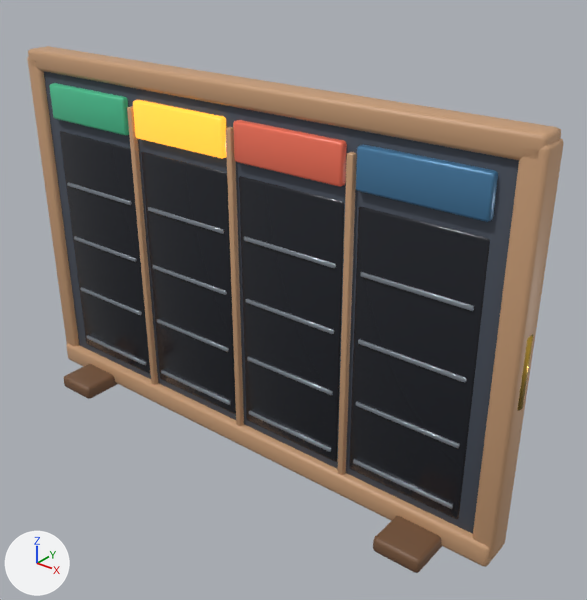
Renders of the FBX model Assets/MuseDesk/Art/Models/TaskBoard/TaskBoard_KanbanFrame.fbx from each side of a commit.
One viewpoint serves both versions: a 50 mm lens placed at (0.367, -0.4, 0.388), pointed at (0.034, 0.016, 0.13). Every picture has the same lights, and +X, +Y and +Z are marked at lower left. The older version comes first. Where no turn or scale is listed for an object, it has been applied to the vertices.

Script lines for the objects in view, before the commit:
```python
me_cube_001 = bpy.data.meshes.new('Cube.001')
me_cube_001.from_pydata(...)  # 56 vertices, 54 faces; spans x -0.216..0.216, y -0.011..0.011, z -0.008..0.008
me_cube_001.materials.append(mat_mat_warmwood)  # brown #c89d77
me_cube_007 = bpy.data.meshes.new('Cube.007')
me_cube_007.from_pydata(...)  # 56 vertices, 54 faces; spans x -0.044..0.044, y -0.004..0.004, z -0.014..0.014
me_cube_007.materials.append(mat_mat_tester_slateblue)  # blue #4a7fa8
me_cube_013 = bpy.data.meshes.new('Cube.013')
me_cube_013.from_pydata(...)  # 56 vertices, 54 faces; spans x -0.044..0.044, y -0.004..0.004, z -0.014..0.014
me_cube_013.materials.append(mat_mat_developer_coral)  # red #fa755c
me_cube_019 = bpy.data.meshes.new('Cube.019')
me_cube_019.from_pydata(...)  # 56 vertices, 54 faces; spans x -0.044..0.044, y -0.004..0.004, z -0.014..0.014
me_cube_019.materials.append(mat_mat_statusamber)  # orange #faad38, glowing orange #faad38
ob_board_toprail = bpy.data.objects.new('Board_TopRail', me_cube_001)
ob_board_toprail.location = (0.0, 0.0, 0.278)
ob_header_blocked = bpy.data.objects.new('Header_Blocked', me_cube_019)
ob_header_blocked.location = (-0.049, -0.008, 0.248)
ob_header_inprogress = bpy.data.objects.new('Header_InProgress', me_cube_013)
ob_header_inprogress.location = (0.049, -0.008, 0.248)
ob_header_queued = bpy.data.objects.new('Header_Queued', me_cube_007)
ob_header_queued.location = (0.147, -0.008, 0.248)
# also in view: 'Board_LeftRail' at (0.21, 0.0, 0.145); 'ColumnLane_Queued' at (0.147, -0.006, 0.125); 'Board_BotRail' at (0.0, 0.0, 0.012); 'Divider_-98' at (-0.098, -0.006, 0.138); 'ColumnLane_Blocked' at (-0.049, -0.006, 0.125)
```
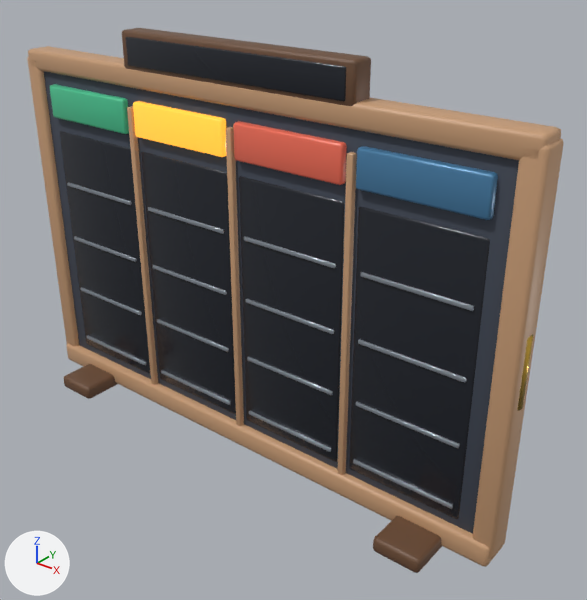
Where the change shows, as pixel boxes [x1, y1, x2, y2] in the pictures (587 x 600 px):
```json
{"object": "Board_TitleFace", "change": "added", "after": [126, 37, 346, 102], "on screen": "black"}
{"object": "Header_Queued", "change": "rescaled", "before": [356, 144, 498, 222], "after": [356, 146, 498, 220]}
{"object": "Header_InProgress", "change": "rescaled", "before": [233, 120, 347, 187], "after": [233, 121, 347, 185]}
{"object": "Board_TitlePediment", "change": "added", "after": [122, 28, 371, 106], "on screen": "brown"}
{"object": "Header_Blocked", "change": "rescaled", "before": [133, 100, 227, 159], "after": [133, 101, 227, 157]}
```

Edits to the scene script, one JSON object a line:
```json
{"block": "me_cube_007", "where": "# used by ob_header_queued; location = (0.147, -0.008, 0.248)"}
{"op": "remove", "block": "me_cube_007", "code": "me_cube_007.from_pydata(...)  # 56 vertices, 54 faces; spans x -0.044..0.044, y -0.004..0.004, z -0.014..0.014"}
{"op": "add", "block": "me_cube_007", "code": "me_cube_007.from_pydata(...)  # 56 vertices, 54 faces; spans x -0.044..0.044, y -0.004..0.004, z -0.013..0.013"}
{"block": "me_cube_007", "change": "me_cube_007 part 1: the whole mesh is scaled about its middle by (1, 1, 0.922)"}
{"block": "me_cube_013", "where": "# used by ob_header_inprogress; location = (0.049, -0.008, 0.248)"}
{"op": "remove", "block": "me_cube_013", "code": "me_cube_013.from_pydata(...)  # 56 vertices, 54 faces; spans x -0.044..0.044, y -0.004..0.004, z -0.014..0.014"}
{"op": "add", "block": "me_cube_013", "code": "me_cube_013.from_pydata(...)  # 56 vertices, 54 faces; spans x -0.044..0.044, y -0.004..0.004, z -0.013..0.013"}
{"block": "me_cube_013", "change": "me_cube_013 part 3: the whole mesh is scaled about its middle by (1, 1, 0.922)"}
{"block": "me_cube_019", "where": "# used by ob_header_blocked; location = (-0.049, -0.008, 0.248)"}
{"op": "remove", "block": "me_cube_019", "code": "me_cube_019.from_pydata(...)  # 56 vertices, 54 faces; spans x -0.044..0.044, y -0.004..0.004, z -0.014..0.014"}
{"op": "add", "block": "me_cube_019", "code": "me_cube_019.from_pydata(...)  # 56 vertices, 54 faces; spans x -0.044..0.044, y -0.004..0.004, z -0.013..0.013"}
{"block": "me_cube_019", "change": "me_cube_019 part 2: the whole mesh is scaled about its middle by (1, 1, 0.922)"}
{"op": "add", "block": "me_cube_006_1", "code": ["me_cube_006_1 = bpy.data.meshes.new('Cube.006')", "me_cube_006_1.from_pydata(...)  # 56 vertices, 54 faces; spans x -0.094..0.094, y -0.002..0.002, z -0.01..0.01", "me_cube_006_1.materials.append(mat_mat_charcoalvisor)  # black #21252e"]}
{"op": "add", "block": "me_cube_005_1", "code": ["me_cube_005_1 = bpy.data.meshes.new('Cube.005')", "me_cube_005_1.from_pydata(...)  # 56 vertices, 54 faces; spans x -0.1..0.1, y -0.009..0.009, z -0.014..0.014", "me_cube_005_1.materials.append(mat_mat_darkwood)  # brown #6b4b34"]}
{"op": "add", "block": "ob_board_titleface", "code": ["ob_board_titleface = bpy.data.objects.new('Board_TitleFace', me_cube_006_1)", "ob_board_titleface.location = (0.0, -0.01, 0.296)"]}
{"op": "add", "block": "ob_board_titlepediment", "code": ["ob_board_titlepediment = bpy.data.objects.new('Board_TitlePediment', me_cube_005_1)", "ob_board_titlepediment.location = (0.0, -0.002, 0.296)"]}
```
